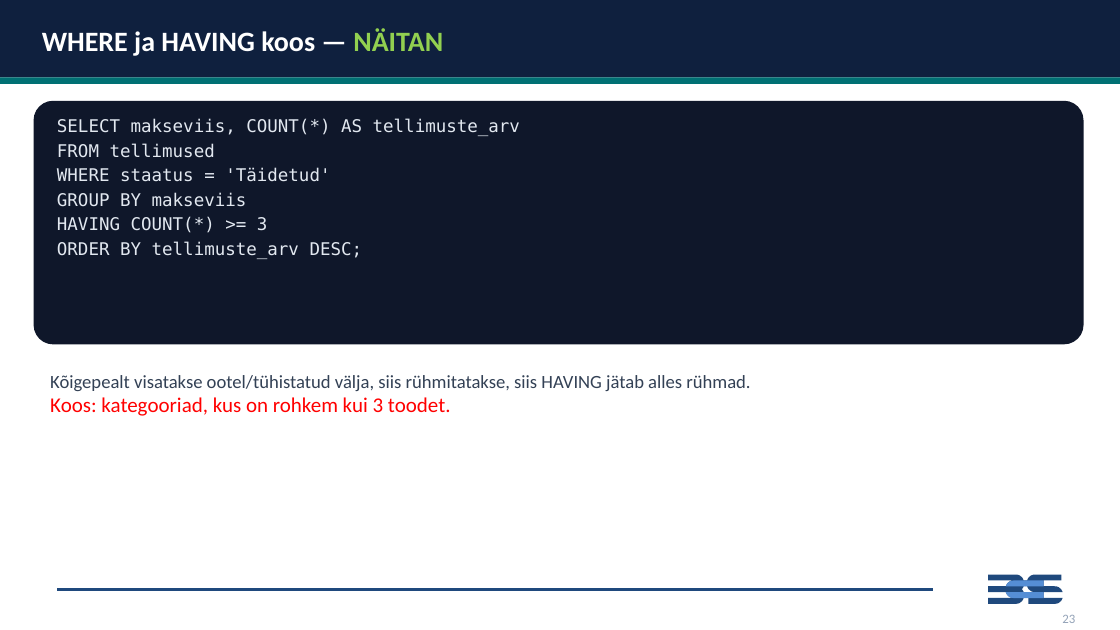
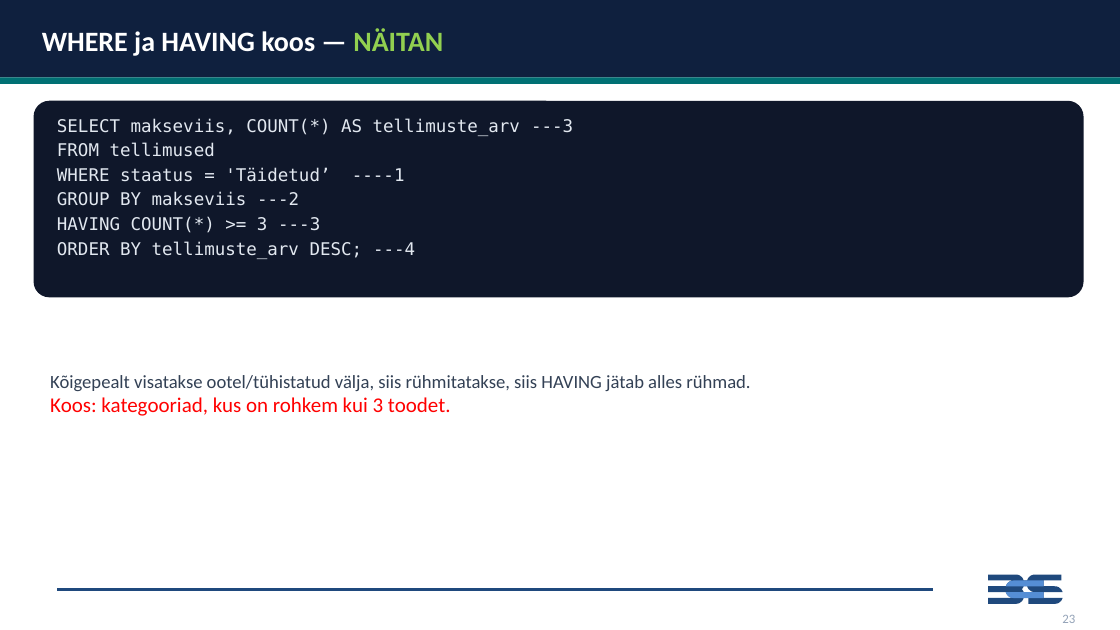
Before and after one commit to emilieabel/andmetarkus, a slide deck: slide 21 of Materjalid/Day7 SQL/7-paev-andmetarkus-esitlus.pptx (slide 22 before the commit). Drawn at 1120x630 pixels with LibreOffice and Linux fonts; fonts in the diff are those of the drawing. Boxes give left, top, right and bottom in pixels: in the first picture for what was removed or moved away, otherwise in the second. Text is boxed around its words. In the diff, an @@ line names an element or a change of style, - is before the commit and + after.

```diff
--- a/Materjalid/Day7 SQL/7-paev-andmetarkus-esitlus.pptx
+++ b/Materjalid/Day7 SQL/7-paev-andmetarkus-esitlus.pptx
@@ rounded rectangle: place and size @@
-rounded rectangle at <box>34,101,1084,344</box>
+rounded rectangle at <box>34,101,1084,297</box>
@@ text at <box>57,118,573,136</box>: text changed @@
-SELECT makseviis, COUNT(*) AS tellimuste_arv
+SELECT makseviis, COUNT(*) AS tellimuste_arv ---3
@@ text at <box>57,167,415,259</box>: text changed @@
-WHERE staatus = 'Täidetud'
-GROUP BY makseviis
-HAVING COUNT(*) >= 3
-ORDER BY tellimuste_arv DESC;
+WHERE staatus = 'Täidetud’ ----1
+GROUP BY makseviis ---2
+HAVING COUNT(*) >= 3 ---3
+ORDER BY tellimuste_arv DESC; ---4
```
Also in this commit, not shown: 21 other slides changed, 2 slides removed, 2 other files.
